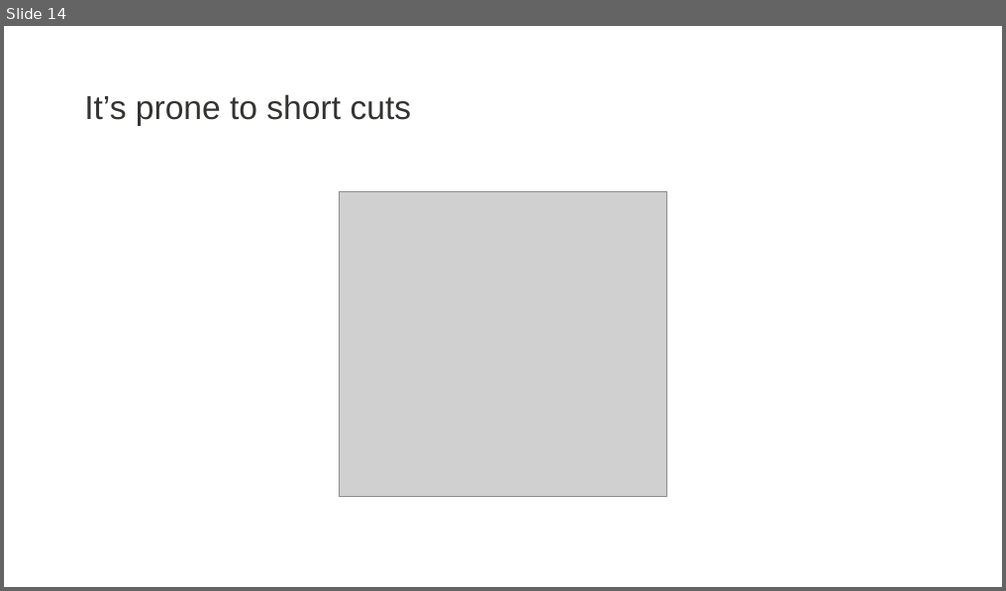
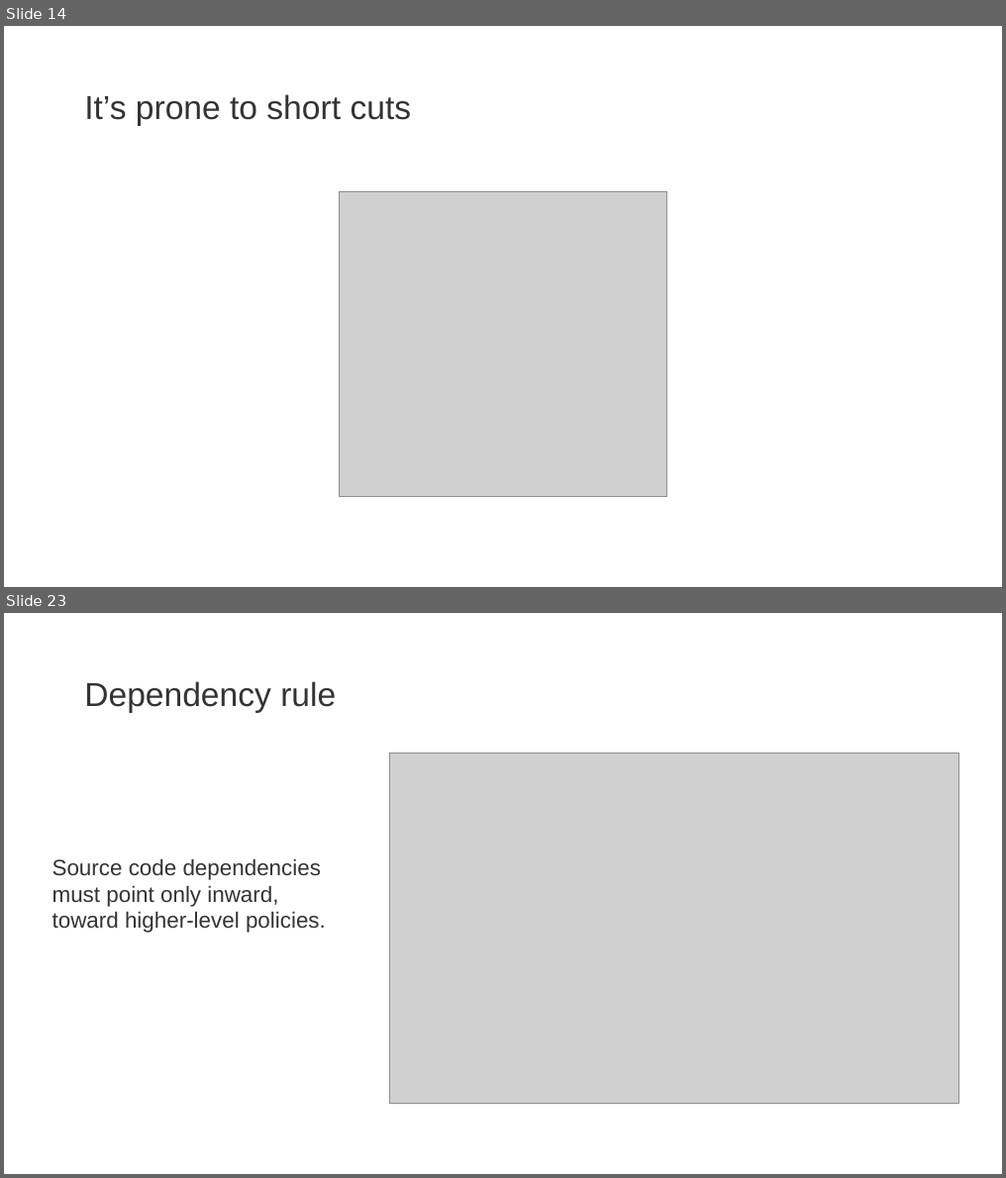
Before and after one commit to zatsepinvl/where-to-put-the-service, a slide deck: Where to put the service.pptm. Shown one above the other, each under a label of ours: slide 14 before the commit, slides 14 and 23 after it; the slides between them are not shown. The pictures are 1006x591 and 1006x1178 pixels, drawn with LibreOffice and Linux fonts; fonts in the diff are those of the drawing; grey boxes stand for pictures; background and template pictures are left out. Boxes give left, top, right and bottom in pixels: in the first picture for what was removed or moved away, otherwise in the second. Text is boxed around its words. In the diff, an @@ line names an element or a change of style, - is before the commit and + after.

```diff
--- a/Where to put the service.pptm
+++ b/Where to put the service.pptm
@@ slide 23 added at box(4, 613, 1002, 1174), background #FFFFFF @@
@@ title added at box(84, 681, 336, 712), 48 pt, text #333332 @@
+Dependency rule
@@ picture added at box(389, 753, 958, 1103) @@
@@ text added at box(53, 859, 326, 933), 32 pt, text #333332 @@
+Source code dependencies must point only inward,
+toward higher-level policies.
```
Also in this commit, not shown: 16 slides changed, 7 other slides added, 3 slides removed, 47 other files.
